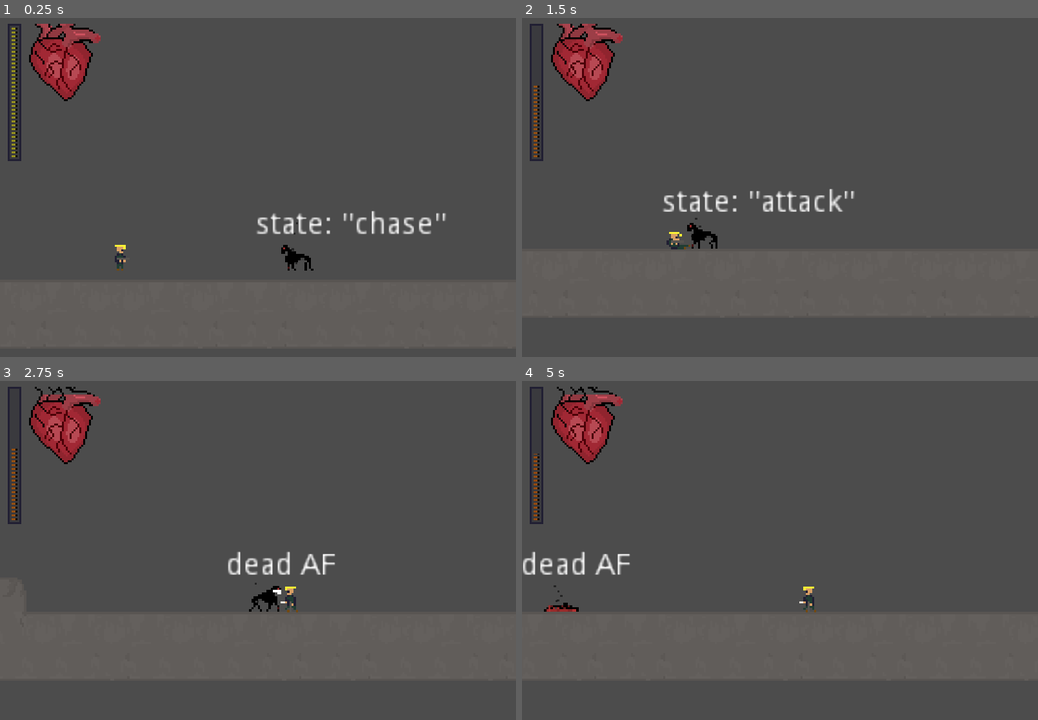
Above: before the commit, frames 1-4 (two rows, left to right).
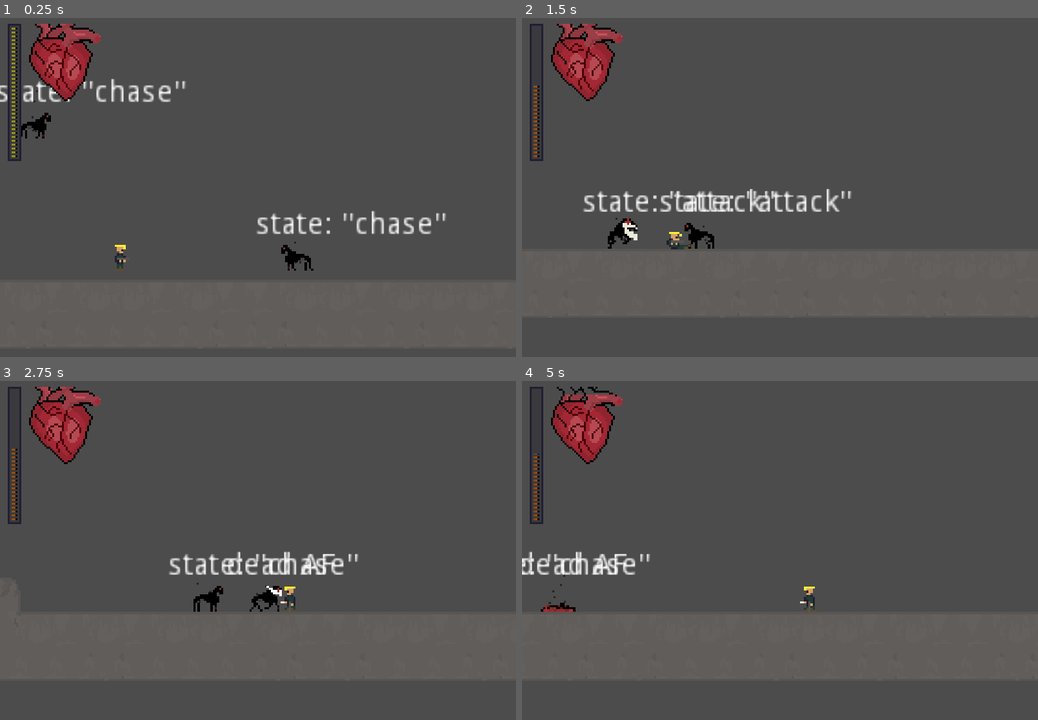
Above: after the commit, the same moments.

Repository: raczynskid/PixelSoldier
Game: Godot game, scene res://Levels/Arena.tscn
Same seed, same stepped clock (60 frames per second), same inputs: the game is played once before the commit and once after it.
Inputs:
- Up to frame 1 (0.25 s): no input
- Up to frame 2 (1.5 s): hold Space (fire) 0.53-1.28 s; hold Right (ui_right) from 0.53 s (still down); tap Up (ui_up) at 0.77 s; tap Shift (slide) at 1.35 s
- Up to frame 3 (2.75 s): tap Up (ui_up) at 1.52 s; release Right (ui_right) at 2.03 s; hold Left (ui_left) from 2.03 s (still down); tap Ctrl (stab) at 2.1 s
- Up to frame 4 (5 s): release Left (ui_left) at 2.78 s; hold Right (ui_right) 2.78-4.28 s; tap Space (fire) at 2.85 s; tap Up (ui_up) at 3.02, 3.77, 4.52 s; hold Shift (slide) 3.53-4.28 s; hold Left (ui_left) from 4.28 s (still down); tap Ctrl (stab) at 4.35 s

The runs differ from the first frame. In frame 1, 0.9% of the frame differs, in the area x 0-59%, y 17-73%; in frame 2, 2.2%, in the area x 11-65%, y 50-69%; in frame 3, 1.2%; in frame 4, 1.1%.

Commit message:
#29 bugfix, melee raycast identifying target

Diff:
--- a/Characters/PlayerDetectionZone.gd
+++ b/Characters/PlayerDetectionZone.gd
@@ -6,7 +6,8 @@
     return player != null
 
 func _on_PlayerDetectionZone_body_entered(body):
-    player = body
+    if body.name == "Player":
+        player = body
 
-func _on_PlayerDetectionZone_body_exited(body):
+func _on_PlayerDetectionZone_body_exited(_body):
     player = null
--- a/Characters/ShadowHound.gd
+++ b/Characters/ShadowHound.gd
@@ -49,6 +49,7 @@
 			# detection zone if in idle state
 
 			seek_player()
+
 		elif current_state == "chase":
 			# if player found
 
@@ -156,11 +157,19 @@
 		animationState.travel("Run")
 
 func attack_state():
-	# attack to the front
-	current_state = "attack"
-	# play attack animation
-	animationTree.set("parameters/Attack/blend_position", last_vector.x)
-	animationState.travel("Attack")
+
+	# check which body is being collided with
+	melee_collider = meleeRaycast.get_collider()
+	collision_body = melee_collider.get_parent()
+
+	# only engage when player
+	if collision_body.name == "Player":
+
+		# attack to the front
+		current_state = "attack"
+		# play attack animation
+		animationTree.set("parameters/Attack/blend_position", last_vector.x)
+		animationState.travel("Attack")
 
 func attack_end():
 	# method call from animation player
--- a/Levels/Arena.tscn
+++ b/Levels/Arena.tscn
@@ -17,4 +17,7 @@
 [node name="ShadowHound" parent="." instance=ExtResource( 3 )]
 position = Vector2( 261.743, 502.655 )
 
+[node name="ShadowHound2" parent="." instance=ExtResource( 3 )]
+position = Vector2( 138.322, 440.349 )
+
 [editable path="Tiles"]
